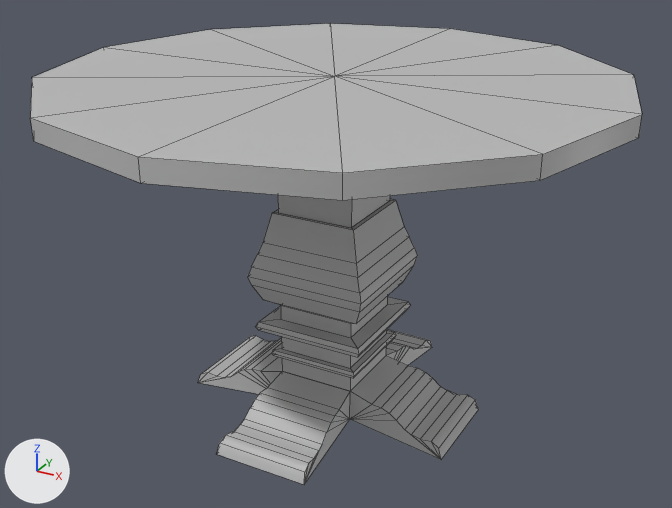
What one commit did to the FBX model RE2_reloaded/Assets/ImportedProps/PropsB/Tables/Table_Ronde.fbx.
Rendered twice from a 50 mm camera at (-1.531, -2.317, 0.643) aimed at (-2.803, -0.005, -0.513). Lighting does not change. The marker at lower left points along +X, +Y and +Z. Mesh edges are drawn as thin lines. Where no turn or scale is listed for an object, it has been applied to the vertices.
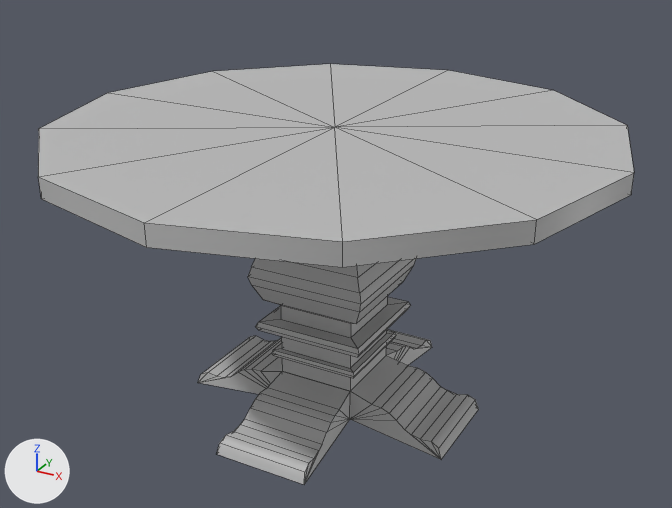
Boxes [x1, y1, x2, y2] around the edits, measured in the pictures (672 x 508 px):
'pCylinder1', moved: before [30, 24, 642, 200]; after [38, 64, 634, 267]

Patch to the scene script:
```diff
--- a/RE2_reloaded/Assets/ImportedProps/PropsB/Tables/Table_Ronde.fbx.py
+++ b/RE2_reloaded/Assets/ImportedProps/PropsB/Tables/Table_Ronde.fbx.py
@@ ob_pcylinder1 @@
 ob_pcylinder1 = bpy.data.objects.new('pCylinder1', me_mesh)
-ob_pcylinder1.location = (-2.81, 0.0, 0.02)
+ob_pcylinder1.location = (-2.81, 0.0, -0.13)
```
